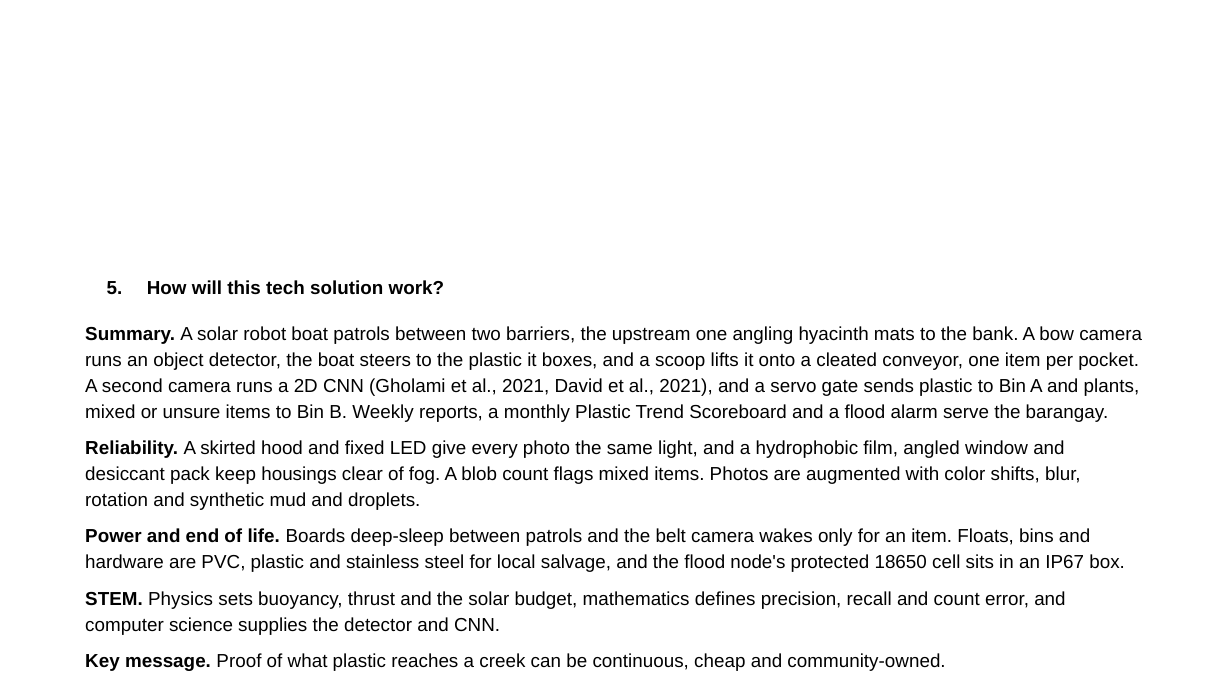
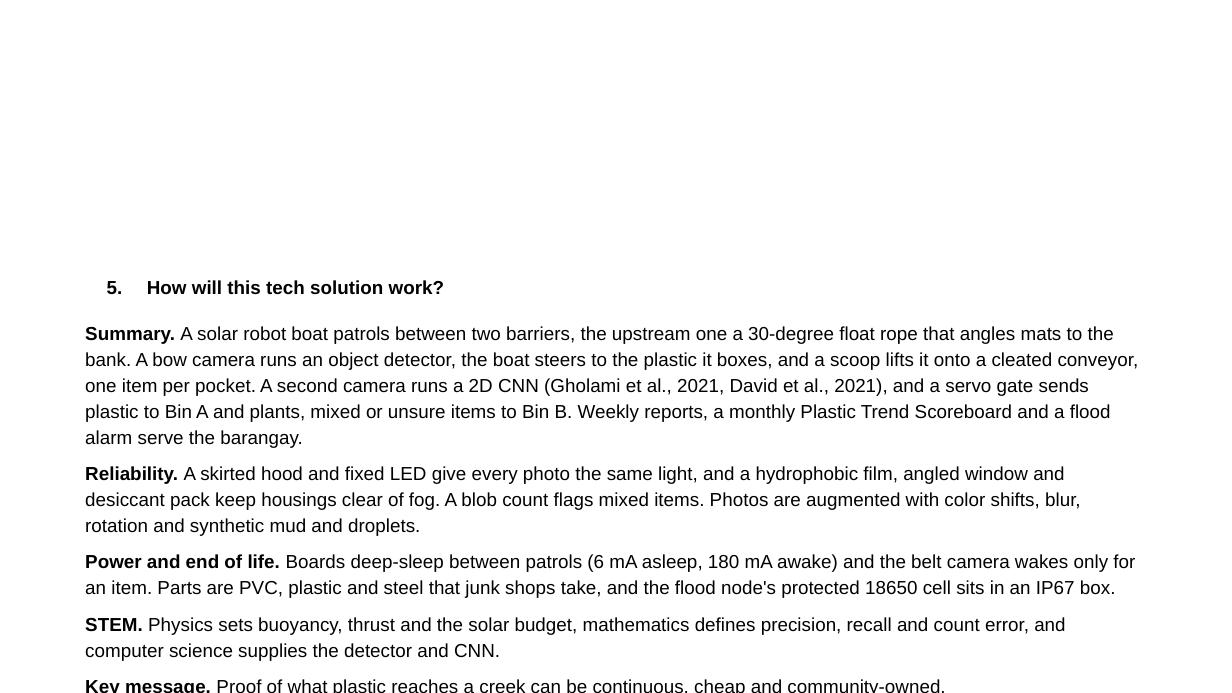
Before and after one commit to tmommu/research, a slide deck: slide 4 of sft_entry/SAGIP_SFT2026_Entry_PPT.pptx. Drawn at 1232x693 pixels with LibreOffice and Linux fonts; fonts in the diff are those of the drawing; background and template pictures are left out. Boxes give left, top, right and bottom in pixels: in the first picture for what was removed or moved away, otherwise in the second. Text is boxed around its words. In the diff, an @@ line names an element or a change of style, - is before the commit and + after.

```diff
--- a/sft_entry/SAGIP_SFT2026_Entry_PPT.pptx
+++ b/sft_entry/SAGIP_SFT2026_Entry_PPT.pptx
@@ text at box(85, 326, 1139, 448): text changed @@
-Summary. A solar robot boat patrols between two barriers, the upstream one angling hyacinth mats to the bank. A bow camera runs an object detector, the boat steers to the plastic it boxes, and a scoop lifts it onto a cleated conveyor, one item per pocket. A second camera runs a 2D CNN (Gholami et al., 2021, David et al., 2021), and a servo gate sends plastic to Bin A and plants, mixed or unsure items to Bin B. Weekly reports, a monthly Plastic Trend Scoreboard and a flood alarm serve the barangay.
+Summary. A solar robot boat patrols between two barriers, the upstream one a 30-degree float rope that angles mats to the bank. A bow camera runs an object detector, the boat steers to the plastic it boxes, and a scoop lifts it onto a cleated conveyor, one item per pocket. A second camera runs a 2D CNN (Gholami et al., 2021, David et al., 2021), and a servo gate sends plastic to Bin A and plants, mixed or unsure items to Bin B. Weekly reports, a monthly Plastic Trend Scoreboard and a flood alarm serve the barangay.
@@ text at box(85, 554, 1135, 598): text changed @@
-Power and end of life. Boards deep-sleep between patrols and the belt camera wakes only for an item. Floats, bins and hardware are PVC, plastic and stainless steel for local salvage, and the flood node's protected 18650 cell sits in an IP67 box.
+Power and end of life. Boards deep-sleep between patrols (6 mA asleep, 180 mA awake) and the belt camera wakes only for an item. Parts are PVC, plastic and steel that junk shops take, and the flood node's protected 18650 cell sits in an IP67 box.
```
Also in this commit, not shown: 5 other files.
